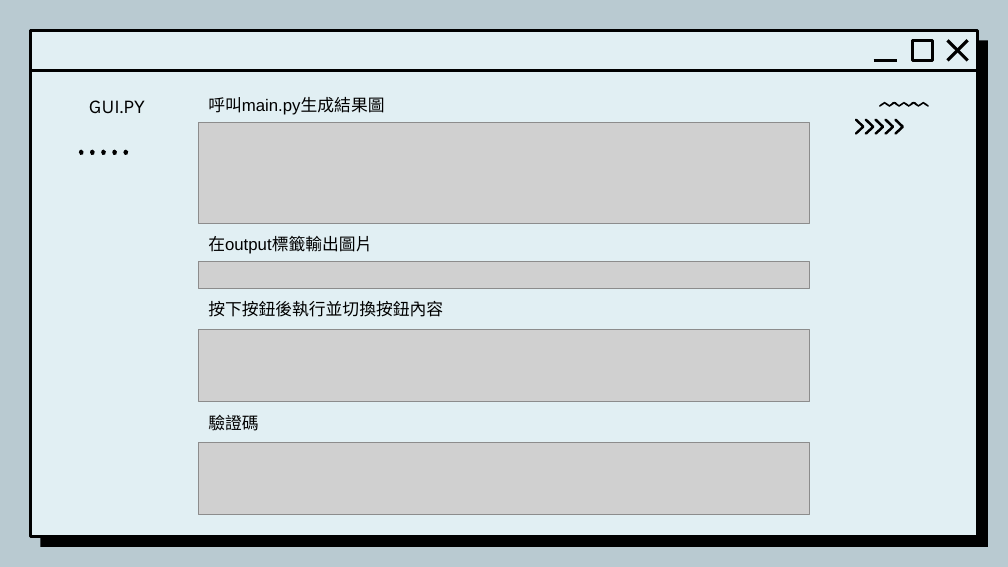
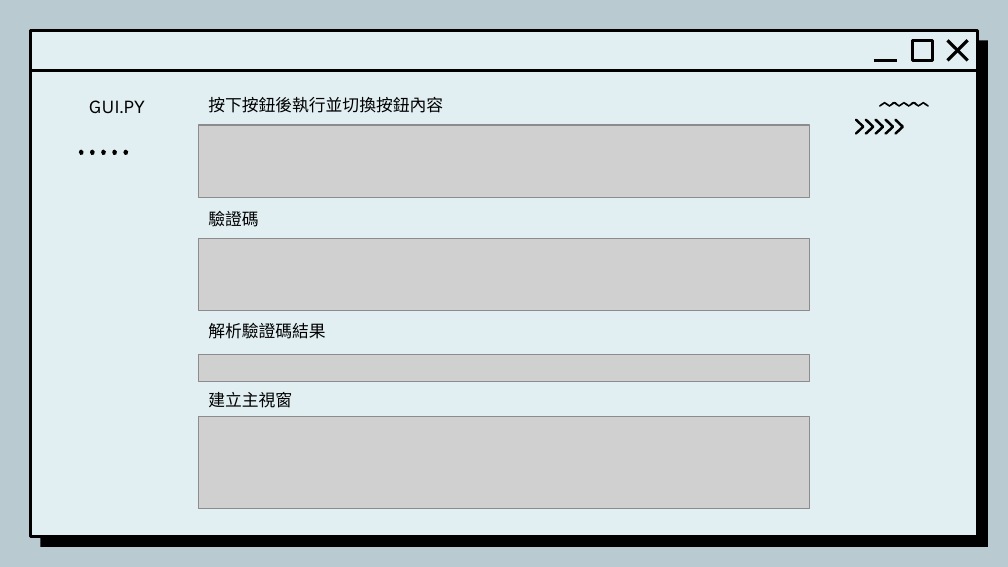
Before and after one commit to JFY1104/Multimedia_Project, a slide deck: slide 12 of 多媒體-驗證碼解析.pptx (slide 11 before the commit). Drawn at 1008x567 pixels with LibreOffice and Linux fonts; fonts in the diff are those of the drawing; grey boxes stand for pictures; background and template pictures are left out. Boxes give left, top, right and bottom in pixels: in the first picture for what was removed or moved away, otherwise in the second. Text is boxed around its words. In the diff, an @@ line names an element or a change of style, - is before the commit and + after.

```diff
--- a/多媒體-驗證碼解析.pptx
+++ b/多媒體-驗證碼解析.pptx
@@ text "按下按鈕後執行並切換按鈕內容" moved from (x1=208, y1=301, x2=443, y2=317) to (x1=208, y1=97, x2=443, y2=113) @@
@@ text removed at (x1=208, y1=97, x2=384, y2=115) @@
-呼叫main.py生成結果圖
@@ picture resized from (x1=199, y1=123, x2=810, y2=224) to (x1=199, y1=125, x2=810, y2=198) @@
@@ text "驗證碼" moved from (x1=208, y1=415, x2=258, y2=431) to (x1=208, y1=211, x2=258, y2=227) @@
@@ picture resized from (x1=199, y1=262, x2=810, y2=289) to (x1=199, y1=238, x2=810, y2=310) @@
@@ text removed at (x1=208, y1=236, x2=372, y2=254) @@
-在output標籤輸出圖片
@@ text added at (x1=208, y1=323, x2=325, y2=339), 12 pt, text #000000 @@
+解析驗證碼結果
@@ picture resized from (x1=199, y1=330, x2=810, y2=402) to (x1=199, y1=355, x2=810, y2=382) @@
@@ picture resized from (x1=199, y1=443, x2=810, y2=515) to (x1=199, y1=416, x2=810, y2=509) @@
@@ text added at (x1=208, y1=392, x2=292, y2=408), 12 pt, text #000000 @@
+建立主視窗
```
Also in this commit, not shown: 4 other slides changed, 1 slide added, 1 slide removed.
